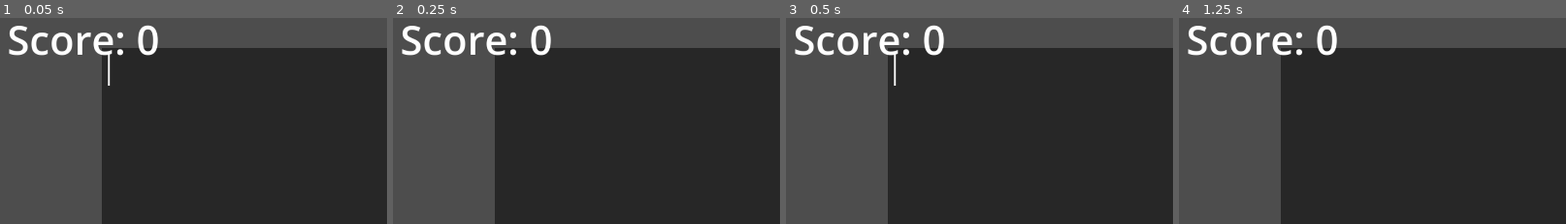
Above: before the commit, frames 1-4 (left to right).
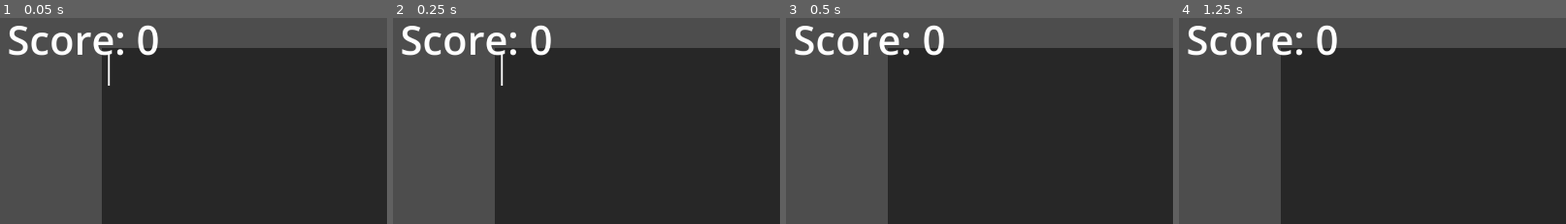
Above: after the commit, the same moments.

Repository: joeljanzen/Bitstreamer
Game: Godot game, scene res://Scenes/test_level.tscn
Same seed, same stepped clock (60 frames per second), same inputs: the game is played once before the commit and once after it.
Inputs:
- Up to frame 1 (0.05 s): no input
- Up to frame 2 (0.25 s): no input
- Up to frame 3 (0.5 s): no input
- Up to frame 4 (1.25 s): tap Enter (Enter) at 0.5 s; tap 0 (0 bit) at 0.6 s; tap 1 (1 bit) at 0.8 s
The pictures show only the part of the screen within x 0-50%, y 0-50%; the shares and areas given below are measured in that part.

Frame 1 is identical in both runs. In frame 2, 0.1% of the frame differs, in the area x 27-29%, y 17-33%; in frame 3, 0.1%; in frame 4, nothing differs.

Commit message:
performance calculations
accuracy calculation for clicks

Diff:
--- a/Scenes/bit.tscn
+++ b/Scenes/bit.tscn
@@ -20,6 +20,7 @@
 texture = ExtResource("3_bfqwx")
 
 [node name="Timer" type="Timer" parent="." unique_id=1367223052]
+process_callback = 0
 wait_time = 10.0
 one_shot = true
 autostart = true
--- a/Scripts/Gameplay/bit.gd
+++ b/Scripts/Gameplay/bit.gd
@@ -11,21 +11,14 @@
 
 ## default bit speed
 const DEFAULT_SPEED = 500
-## default bit damage if missed
-const DEFAULT_DAMAGE = 2
 ## how quickly the bit fades away after being clicked.
 ## set to 0 to disable fade entirely
 const CLICKED_FADE_SPEED = 5
-
-# the score given for a certain accuracy of click
-const PERFECT_CLICK_SCORE = 300
-const GOOD_CLICK_SCORE = 100
-const BAD_CLICK_SCORE = 50
-## multiply the base damage by this amount on an incorrect click
-const INCORRECT_DAMAGE_MULT = 3
+## default bit damage if missed
+const DEFAULT_DAMAGE = 2
 
 ## how many pixels before/past the cursor where the bit is considered clickable
-var _click_range = 100
+var click_range = 100
 ## where the bit starts
 var _starting_x = ProjectSettings.get_setting("display/window/size/viewport_width") + Bit.get_width()
 ## the value of the bit (false is 0, true is 1)
@@ -57,9 +50,9 @@
 		# decrease alpha value (opacity)
 		modulate.a -= CLICKED_FADE_SPEED * delta
 
-	if !timer.is_stopped() && position.x < 306: # x pos of the cursor here
-		print("time to cursor: %s" % (timer.wait_time - timer.time_left))
-		timer.stop()
+	#if !timer.is_stopped() && position.x < 306: # x pos of the cursor here
+		#print("time to cursor: %s" % (timer.wait_time - timer.time_left))
+		#timer.stop()
 
 	# bit is offscreen
 	if position.x < -Bit.get_width() || (bit_fade_effect && modulate.a == 0):
@@ -79,15 +72,18 @@
 
 
 ## click the bit
-func clicked(cursor_x: float) -> void:
-	#play animation and sound idk
-	var acc = abs(position.x - cursor_x)
-	print("distance to cursor: %s" % acc)
-
-	print("time to click: %s" % (timer.wait_time - timer.time_left))
+func click(cursor_x: float) -> void:
+	var time_to_click = timer.wait_time - timer.time_left
+	print("time to click: %s" % time_to_click)
 	timer.stop()
 
-	Signals.score.emit(acc)
+	var distance_to_cursor = _starting_x - cursor_x # in pixels
+	var time_to_cursor = distance_to_cursor / _speed # speed is in pixels per second, so we get seconds back
+	var error_milliseconds: int = abs(round((time_to_cursor - time_to_click) * 1000))
+	print("calculated time to cursor (seconds): %s" % time_to_cursor)
+	print("calculated milliseconds off perfect click: %s" % error_milliseconds)
+
+	Signals.score.emit(PerformanceCalculator.get_score(error_milliseconds))
 
 	if bit_fade_effect:
 		_clicked_bit = true
@@ -97,9 +93,9 @@
 
 ## the player clicked, but it was the wrong bit!
 ## your score decreases by the value of a perfect click, take double damage, and lose combo
-func wrong_clicked() -> void:
-	Signals.score.emit(-PERFECT_CLICK_SCORE)
-	Signals.damage.emit(_damage * INCORRECT_DAMAGE_MULT)
+func wrong_click() -> void:
+	Signals.score.emit(PerformanceCalculator.get_score_on_incorrect())
+	Signals.damage.emit(PerformanceCalculator.get_damage_on_incorrect(_damage))
 	Signals.combo_break.emit()
 
 	if bit_fade_effect:
@@ -109,7 +105,7 @@
 
 
 ## the game clicked the bit for you! (combo breaks and you don't get score)
-func auto_clicked() -> void:
+func auto_click() -> void:
 	Signals.combo_break.emit()
 
 	if bit_fade_effect:
@@ -125,18 +121,13 @@
 
 ## returns if the bit is clickable
 func clickable(cursor_pos: Vector2) -> bool:
-	return position.x <= cursor_pos.x + float(_click_range) && !missed(cursor_pos.x) && cursor_pos.y == position.y
+	return position.x <= cursor_pos.x + float(click_range) && !missed(cursor_pos.x) && cursor_pos.y == position.y
 
 
 ## returns if the bit has been missed (it has passed the clickable window)
 func missed(cursor_x: float) -> bool:
-	return position.x < cursor_x - float(_click_range)
+	return position.x < cursor_x - float(click_range)
 
-
-## set the distance before/past the cursor where the bit is considered clickable
-## (in pixels)
-func set_click_range(click_range: int) -> void:
-	_click_range = click_range
 
 # NOT GOOD TO HARDCODE THESE IDK WHAT TO DO
 static func get_width() -> int:
--- a/Scripts/Gameplay/play_area.gd
+++ b/Scripts/Gameplay/play_area.gd
@@ -57,7 +57,7 @@
 		# still clicks enter if you miss it
 		if missed.get_value() == BitType.Type.ENTER:
 			cursor.play("Enter")
-			missed.auto_clicked()
+			missed.auto_click()
 			if line_num < MAX_LINE_NUM:
 				line_num += 1
 				bit_label.text += "\n"
@@ -93,13 +93,13 @@
 			bit_stream.pop_front()
 
 			if curr_bit.get_value() == value:
-				curr_bit.clicked(cursor.global_position.x)
+				curr_bit.click(cursor.global_position.x)
 				if value == BitType.Type.ZERO:
 					bit_label.text += "0"
 				elif value == BitType.Type.ONE:
 					bit_label.text += "1"
 			else:
-				curr_bit.wrong_clicked()
+				curr_bit.wrong_click()
 				if value == BitType.Type.ZERO:
 					bit_label.text += "[color=%s]0[/color]" % incorrect_bit_color
 				elif value == BitType.Type.ONE:
@@ -111,10 +111,10 @@
 ## try to click an enter bit, returning if the player can
 func click_enter() -> bool:
 	if !bit_stream.is_empty():
-		var curr_bit: Bit = bit_stream[0]
+		var curr_bit = bit_stream[0]
 		if curr_bit.clickable(cursor.global_position) && curr_bit.get_value() == BitType.Type.ENTER:
 			bit_stream.pop_front()
-			curr_bit.clicked(cursor.global_position.x)
+			curr_bit.click(cursor.global_position.x)
 			if line_num < MAX_LINE_NUM:
 				line_num += 1
 				bit_label.text += "\n"
--- /dev/null
+++ b/Scripts/Global/performance_calculator.gd
@@ -0,0 +1,43 @@
+extends Node
+
+# the score given for a certain accuracy of click
+const PERFECT_CLICK_SCORE = 300
+const GOOD_CLICK_SCORE = 100
+const BAD_CLICK_SCORE = 50
+# the accuracy ranges needed to achieve each click score
+## how many milliseconds + or - a perfect click gives you a perfect score
+var perfect_click_range = 30
+## how many milliseconds + or - a perfect click gives you a good score
+var good_click_range = 150
+## how many milliseconds + or - a perfect click is actually clickable (and gives a bad score)
+var clickable_range = 500
+
+## multiply the base damage by this amount on an incorrect click
+const INCORRECT_DAMAGE_MULT = 3
+
+
+## returns if a click is close enough to the perfect click time to be clickable,
+## given accuracy in milliseconds off the perfect click
+func is_clickable(accuracy: float) -> bool:
+	return accuracy <= clickable_range
+
+
+## calculate the score to gain on a correct click,
+## given accuracy in milliseconds off the perfect click
+func get_score(accuracy: float) -> int:
+	if accuracy <= perfect_click_range:
+		return PERFECT_CLICK_SCORE
+	elif accuracy <= good_click_range:
+		return GOOD_CLICK_SCORE
+	else:
+		return BAD_CLICK_SCORE
+
+
+## get the amount of score to lose on an incorrect click
+func get_score_on_incorrect() -> int:
+	return -PERFECT_CLICK_SCORE
+
+
+## get the amount of damage to take on an incorrect click, given the base damage
+func get_damage_on_incorrect(base_damage: int) -> int:
+	return base_damage * INCORRECT_DAMAGE_MULT
--- a/project.godot
+++ b/project.godot
@@ -19,6 +19,7 @@
 
 BitType="*uid://bp0w2tjo3fabl"
 Signals="*uid://crtud41x335yx"
+PerformanceCalculator="*uid://cavskhjwn6yn1"
 
 [display]
 
@@ -60,6 +61,8 @@
 
 [physics]
 
+common/physics_ticks_per_second=120
+common/max_physics_steps_per_frame=16
 3d/physics_engine="Jolt Physics"
 
 [rendering]
Not shown, added: Scripts/Global/performance_calculator.gd.uid
